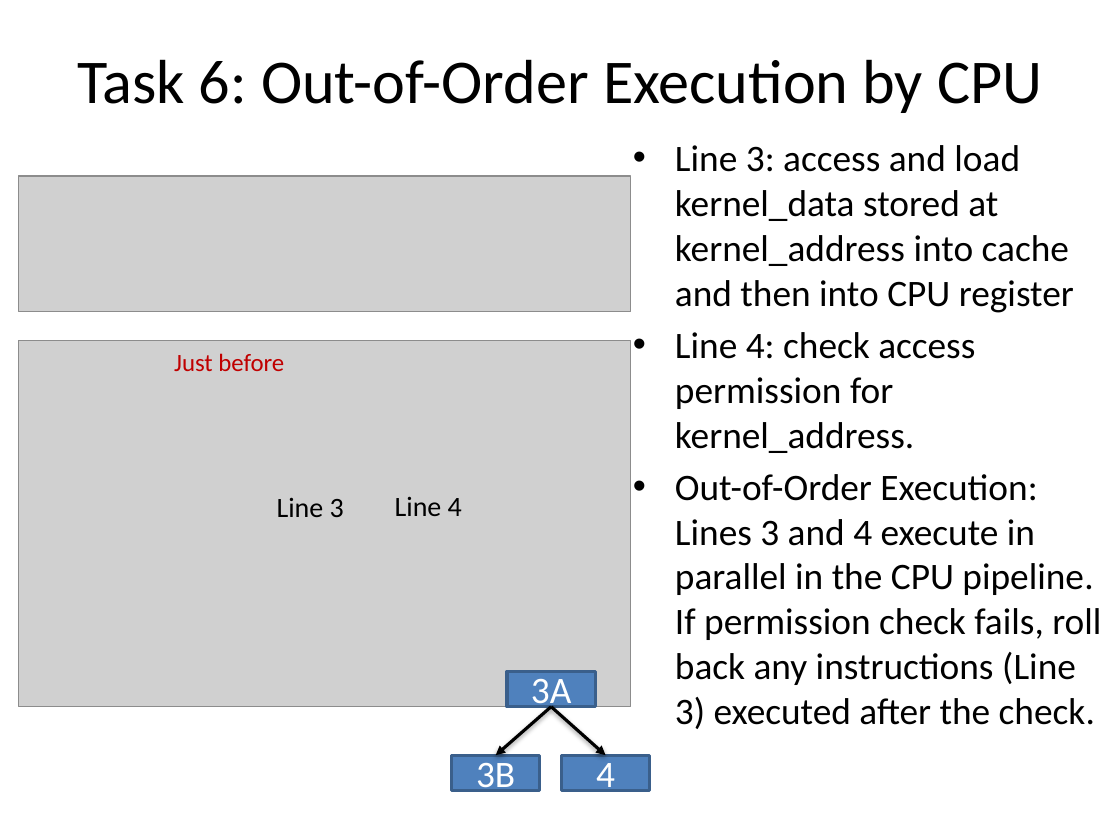
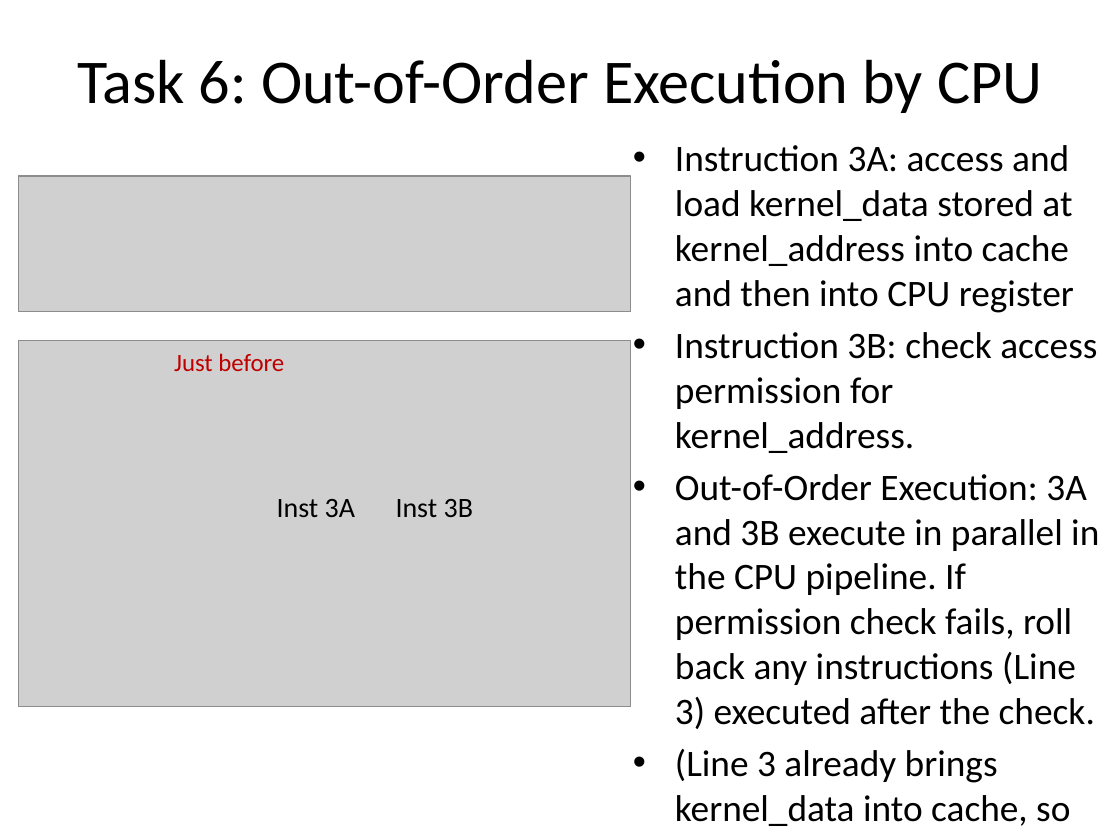
Before and after one commit to gulaoshi/gu.github.io, a slide deck: slide 22 of InfoSec/PPTs/Labs/Lab5-6-Meltdown&Spectre.pptx. Drawn at 1120x840 pixels with LibreOffice and Linux fonts; fonts in the diff are those of the drawing; grey boxes stand for pictures. Boxes give left, top, right and bottom in pixels: in the first picture for what was removed or moved away, otherwise in the second. Text is boxed around its words. In the diff, an @@ line names an element or a change of style, - is before the commit and + after.

```diff
--- a/InfoSec/PPTs/Labs/Lab5-6-Meltdown&Spectre.pptx
+++ b/InfoSec/PPTs/Labs/Lab5-6-Meltdown&Spectre.pptx
@@ text at [675, 145, 1099, 826]: text changed @@
-• Line 3: access and load kernel_data stored at kernel_address into cache and then into CPU register
-• Line 4: check access permission for kernel_address.
-• Out-of-Order Execution: Lines 3 and 4 execute in parallel in the CPU pipeline. If permission check fails, roll back any instructions (Line 3) executed after the check.
+• Instruction 3A: access and load kernel_data stored at kernel_address into cache and then into CPU register
+• Instruction 3B: check access permission for kernel_address.
+• Out-of-Order Execution: 3A and 3B execute in parallel in the CPU pipeline. If permission check fails, roll back any instructions (Line 3) executed after the check.
+• (Line 3 already brings kernel_data into cache, so Line 4 is actually redundant.)
@@ text at [277, 499, 355, 517]: text changed @@
-Line 3
+Inst 3A
@@ text removed at [395, 496, 462, 516] @@
-Line 4
@@ text added at [396, 499, 473, 517], 18 pt, text #000000 @@
+Inst 3B
@@ rectangle removed at [507, 671, 596, 706] @@
-3A
@@ arrow removed from (551, 707) to (496, 755) @@
@@ arrow removed from (551, 707) to (606, 755) @@
@@ rectangle removed at [451, 755, 540, 790] @@
-3B
@@ rectangle removed at [561, 755, 650, 790] @@
-4
```
Also in this commit, not shown: 1 other slide changed, 1 other file.
